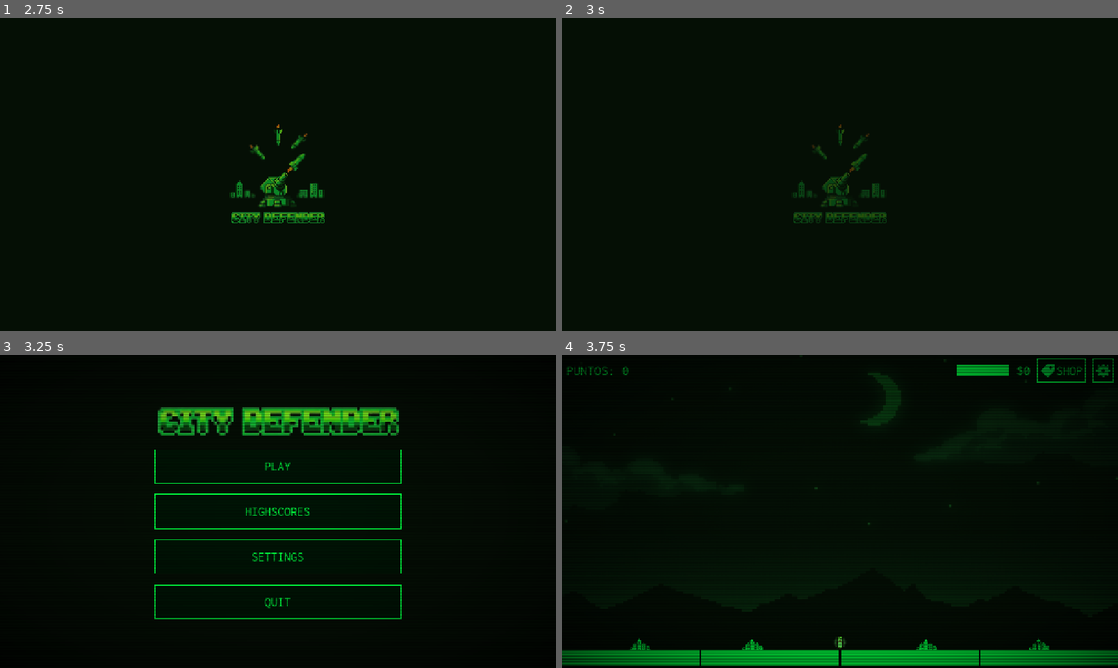
Above: before the commit, frames 1-4 (two rows, left to right).
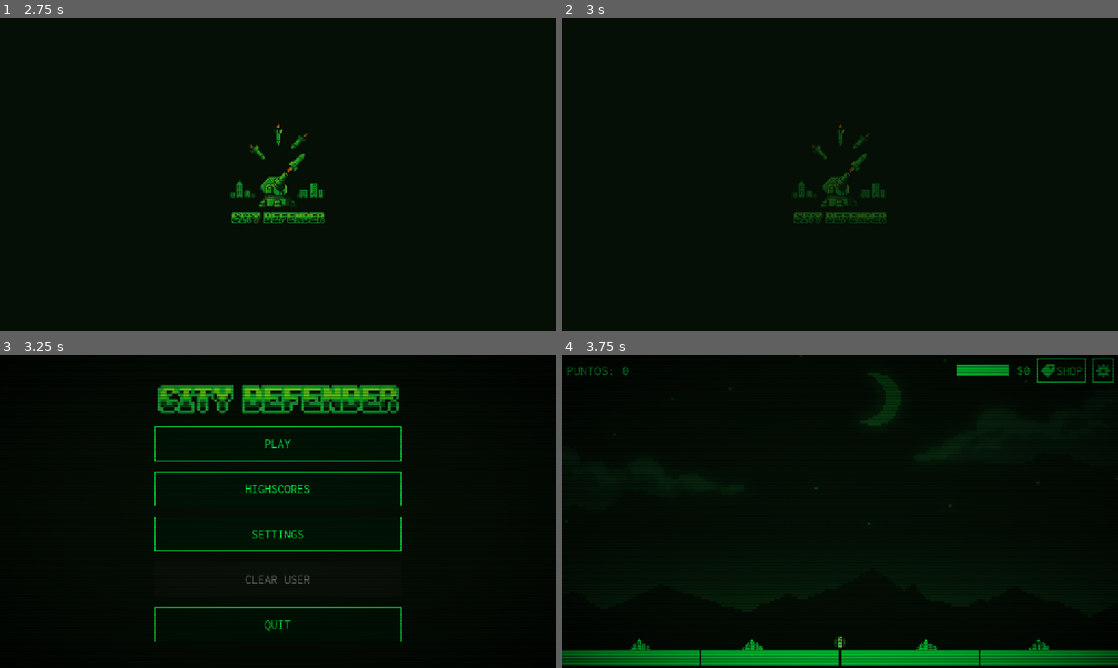
Above: after the commit, the same moments.

Repository: vpedrosa/programacion-dispositivos-moviles
Game: Godot game, scene res://scenes/screens/splash/splash.tscn
The game is run twice, just before and just after one commit, with the same random seed, the same clock (stepped at 60 frames per second) and the same inputs.
Inputs (mouse positions are in pixels of both pictures, inside the frame that each line leads up to):
- Up to frame 1 (2.75 s): tap Enter at 0.5, 2 s; move the mouse to (400, 158) at 0.52 s; press the mouse at (400, 158) at 0.53 s; tap Space at 0.77, 1.25, 1.52 s; move the mouse to (166, 190) at 1.27 s; release the mouse at (166, 190) at 1.28 s; tap B at 1.35 s; click (166, 190) at 1.42 s; move the mouse to (333, 105) at 2.02 s; press the mouse at (333, 105) at 2.03 s
- Up to frame 2 (3 s): move the mouse to (812, 237) at 2.77 s; release the mouse at (812, 237) at 2.78 s; tap B at 2.85 s; click (812, 237) at 2.92 s
- Up to frame 3 (3.25 s): tap Space at 3.02 s
- Up to frame 4 (3.75 s): click "PLAY" at 3.5 s

Frames 1-2 are identical in both runs. In frame 3, 8.5% of the frame differs, in the area x 27-73%, y 9-92%; in frame 4, nothing differs.

Commit message:
feat #250: botón en menú principal para borrar el nombre del jugador local
Closes #250

Diff:
--- a/city-defender/game/city-defender/autoloads/player_profile.gd
+++ b/city-defender/game/city-defender/autoloads/player_profile.gd
@@ -31,6 +31,12 @@
 	_save()
 
 
+## Borra el nombre guardado. Próxima partida pedirá el nombre como la primera vez.
+func clear_name() -> void:
+	_player_name = ""
+	_save()
+
+
 # ── Persistencia ───────────────────────────────────────────────────────────────
 
 func _load() -> void:
--- a/city-defender/game/city-defender/autoloads/settings_manager.gd
+++ b/city-defender/game/city-defender/autoloads/settings_manager.gd
@@ -101,6 +101,7 @@
 		"MENU_HIGHSCORES":  "PUNTUACIONES",
 		"MENU_QUIT":        "SALIR",
 		"MENU_SETTINGS":    "AJUSTES",
+		"MENU_CLEAR_USER":  "BORRAR USUARIO",
 		# HUD
 		"HUD_SCORE":        "PUNTOS: ",
 		"HUD_SHOP":         "TIENDA",
@@ -160,6 +161,7 @@
 		"MENU_HIGHSCORES":  "HIGHSCORES",
 		"MENU_QUIT":        "QUIT",
 		"MENU_SETTINGS":    "SETTINGS",
+		"MENU_CLEAR_USER":  "CLEAR USER",
 		# HUD
 		"HUD_SCORE":        "SCORE: ",
 		"HUD_SHOP":         "SHOP",
--- a/city-defender/game/city-defender/scenes/screens/main_menu/main_menu.gd
+++ b/city-defender/game/city-defender/scenes/screens/main_menu/main_menu.gd
@@ -4,6 +4,7 @@
 @onready var _play_btn: Button = $CenterContainer/VBox/PlayButton
 @onready var _scores_btn: Button = $CenterContainer/VBox/HighscoresButton
 @onready var _settings_btn: Button = $CenterContainer/VBox/SettingsButton
+@onready var _clear_user_btn: Button = $CenterContainer/VBox/ClearUserButton
 @onready var _quit_btn: Button = $CenterContainer/VBox/QuitButton
 
 
@@ -11,7 +12,9 @@
 	_play_btn.pressed.connect(_on_play_pressed)
 	_scores_btn.pressed.connect(_on_highscores_pressed)
 	_settings_btn.pressed.connect(_on_settings_pressed)
+	_clear_user_btn.pressed.connect(_on_clear_user_pressed)
 	_quit_btn.pressed.connect(_on_quit_pressed)
+	_clear_user_btn.disabled = not PlayerProfile.has_name()
 	FalloutStyle.apply(self)
 	AudioManager.play_music("main-theme")
 	CursorManager.set_menu_cursor()
@@ -29,5 +32,10 @@
 	get_tree().change_scene_to_file(ScenePaths.SETTINGS)
 
 
+func _on_clear_user_pressed() -> void:
+	PlayerProfile.clear_name()
+	_clear_user_btn.disabled = true
+
+
 func _on_quit_pressed() -> void:
 	get_tree().quit()
--- a/city-defender/game/city-defender/scenes/screens/main_menu/main_menu.tscn
+++ b/city-defender/game/city-defender/scenes/screens/main_menu/main_menu.tscn
@@ -57,6 +57,11 @@
 layout_mode = 2
 text = "MENU_SETTINGS"
 
+[node name="ClearUserButton" type="Button" parent="CenterContainer/VBox" unique_id=314159265]
+custom_minimum_size = Vector2(0, 80)
+layout_mode = 2
+text = "MENU_CLEAR_USER"
+
 [node name="QuitButton" type="Button" parent="CenterContainer/VBox" unique_id=140610712]
 custom_minimum_size = Vector2(0, 80)
 layout_mode = 2
